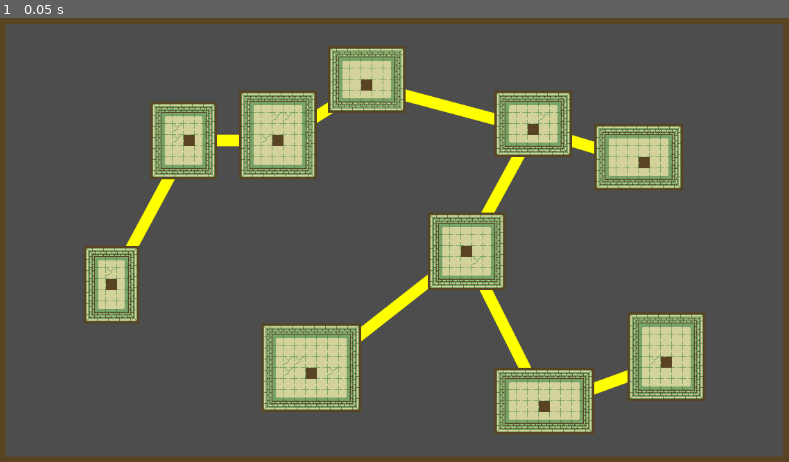
Above: before the commit, frame 1.
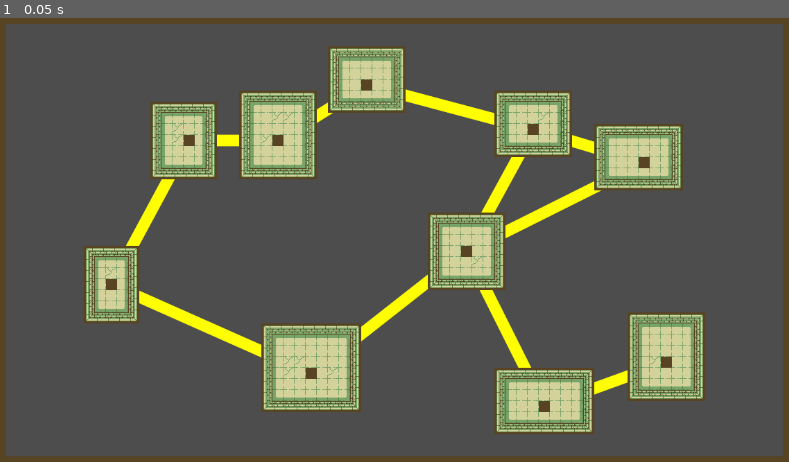
Above: after the commit, the same moment.

Repository: JYiuDev/Godot_ProcGen_Study
Game: Godot game, scene res://2D_RoomFirst_DungeonGen/room_first_dungeon_gen.tscn
Two runs of this game, one before a commit and one after it. Both use one fixed random seed, a clock stepped at 60 frames per second and the inputs below. This scene is started directly instead of the project's main scene.
Inputs:
- Up to frame 1 (0.05 s): no input

The runs differ from the first frame. In frame 1, 0.8% of the frame differs, in the area x 17-77%, y 36-77%.

Commit message:
room loops added
next: implement corridors and hope they look good

Diff:
--- a/2D_RoomFirst_DungeonGen/Scripts/RoomFirstGenerator.gd
+++ b/2D_RoomFirst_DungeonGen/Scripts/RoomFirstGenerator.gd
@@ -12,6 +12,7 @@
 @export var max_room_size: int = 10
 @export var min_room_seperation: int = 1
 @onready var tilemap :TileMap = $TileMap
+@export var loop_amount: int = 2
 
 var path:AStar2D = AStar2D.new()
 
@@ -102,13 +103,14 @@
 
 	path.add_point(path.get_available_point_id(), room_positions.pop_front())
 
-	while !room_positions.is_empty():
+	var room_positions_dupe = room_positions.duplicate()
+	while !room_positions_dupe.is_empty():
 		var min_distance: float = INF
 		var current_poiont: Vector2
 		var min_dist_point: Vector2
 		for id in path.get_point_count():
 			var point1:Vector2 = path.get_point_position(id)
-			for point2:Vector2 in room_positions:
+			for point2:Vector2 in room_positions_dupe:
 				var dist: float = point1.distance_to(point2)
 				if dist < min_distance:
 					min_distance = dist
@@ -117,12 +119,31 @@
 		var new_id = path.get_available_point_id()
 		path.add_point(new_id, min_dist_point)
 		path.connect_points(path.get_closest_point(current_poiont), new_id)
-		room_positions.erase(min_dist_point)
+		room_positions_dupe.erase(min_dist_point)
+
+	# add loops into the MSP to make the dungeon path more interesting
+	for n in loop_amount:
+		var node_list:Array = path.get_point_ids()
+		var node1 = node_list.pick_random()
+		var node1_pos: Vector2 = path.get_point_position(node1)
+		var min_dist: float = INF
+		var min_dist_room: int
+		for node2_pos in room_positions:
+			#Get the point with minimum distance BUT not already connected
+			if node1_pos.distance_to(node2_pos) < min_dist && (node1_pos != node2_pos):
+				var node2 = path.get_closest_point(node2_pos)
+				if path.get_point_connections(node1).has(node2):
+					print("already connected!", node1, node2)
+				else:
+					min_dist = node1_pos.distance_to(node2_pos)
+					min_dist_room = node2
+
+		if min_dist_room:
+			path.connect_points(node1, min_dist_room)
+			print("connected rooms:", node1, min_dist_room)
+		node_list.erase(node1)
 
 func _draw():
-	for room in room_list:
-		var room_pos:Vector2 = room.get_center()
-
 	if path:
 		#for p in path.get_points():
 		for id in path.get_point_count():
@@ -132,4 +153,3 @@
 				var cp = path.get_point_position(c)
 				cp = tilemap.map_to_local(cp)
 				draw_line(Vector2(pp.x, pp.y),Vector2(cp.x, cp.y),Color(1, 1, 0, 1), 15, true)
-		print(path.get_point_count())
--- a/2D_topdown_recursivsBacktrackMaze/Scripts/recurbacktrack_generation.gd
+++ b/2D_topdown_recursivsBacktrackMaze/Scripts/recurbacktrack_generation.gd
@@ -86,7 +86,6 @@
 			await get_tree().create_timer(0.01).timeout
 		else:
 			current_cell = stack.pop_back()
-
 	random_remove_walls()
 
 
